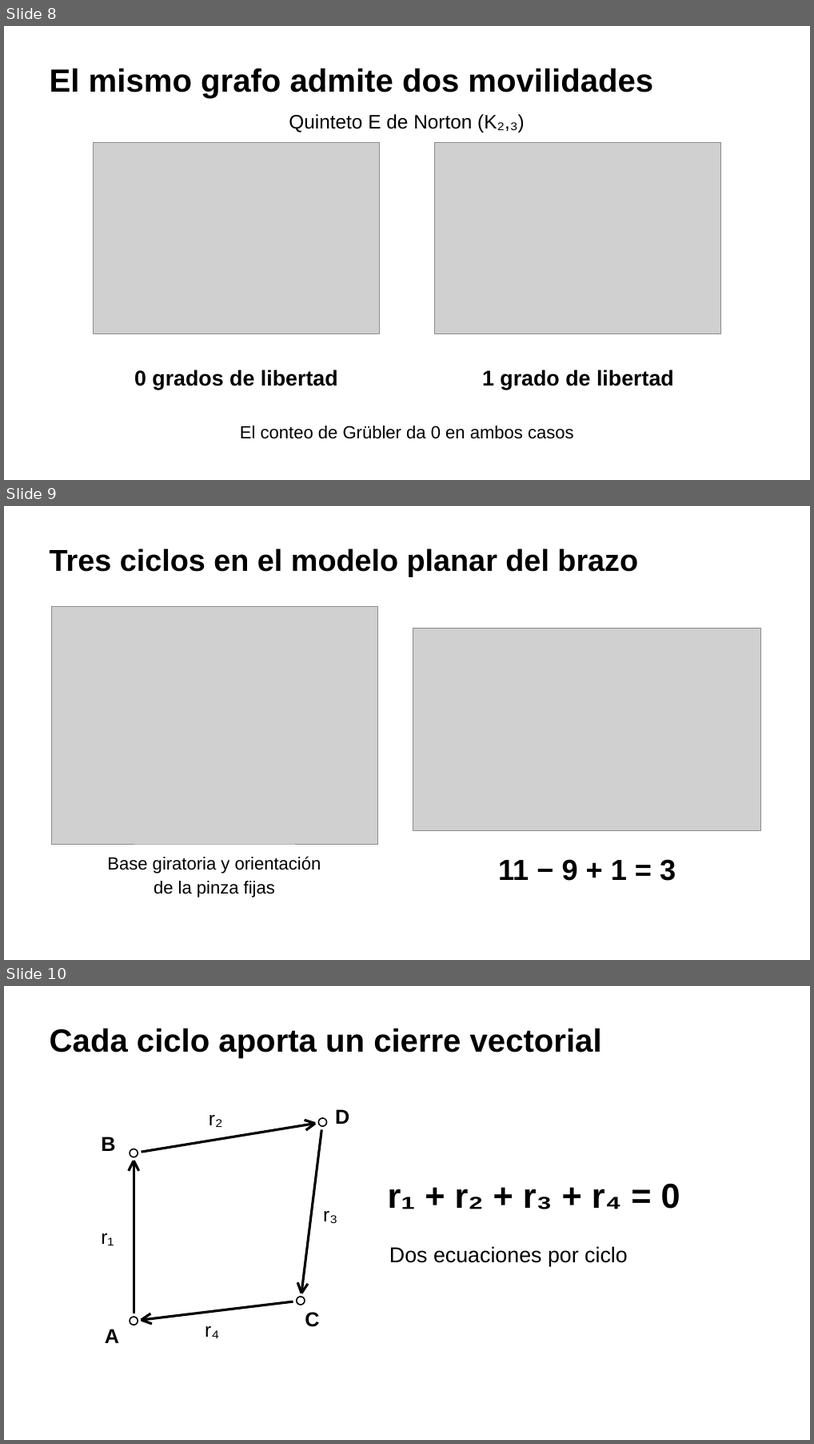
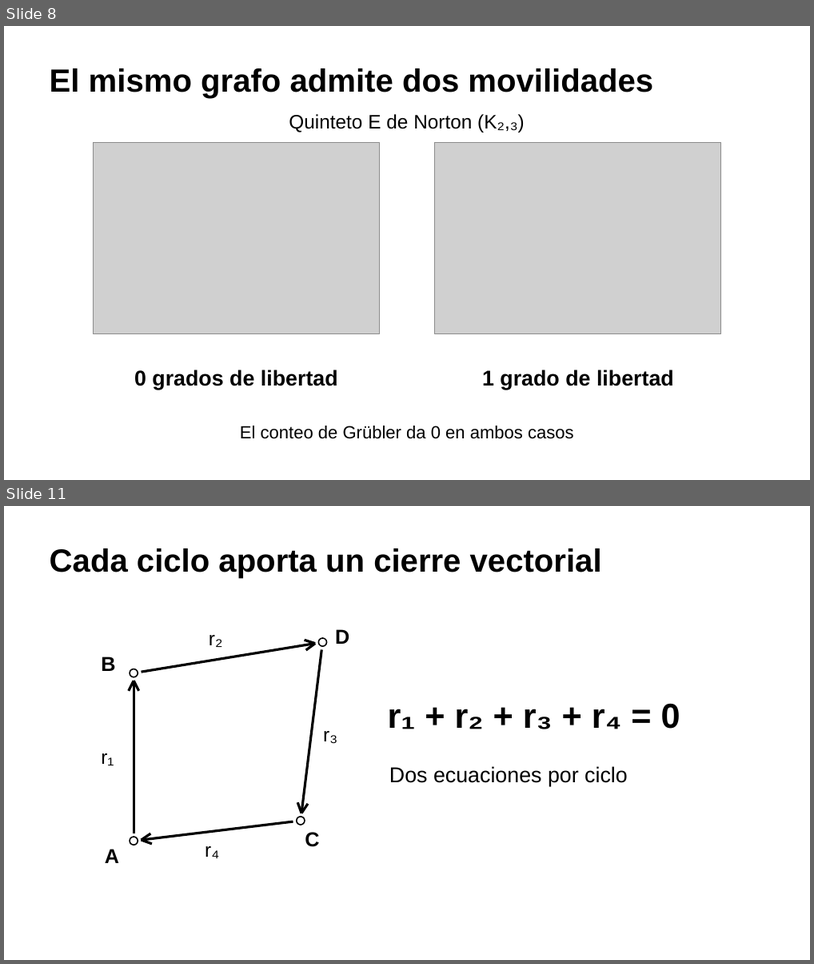
Before and after one commit to LuigiToby/grafos-mecanicos, a slide deck: presentacion/Grafos_Mecanicos.pptx. Shown one above the other, each under a label of ours: slides 8, 9 and 10 before the commit, slides 8 and 11 after it; the slides between them are not shown. The pictures are 814x1444 and 814x964 pixels, drawn with LibreOffice and Linux fonts; fonts in the diff are those of the drawing; grey boxes stand for pictures. Boxes give left, top, right and bottom in pixels: in the first picture for what was removed or moved away, otherwise in the second. Text is boxed around its words. In the diff, an @@ line names an element or a change of style, - is before the commit and + after.

```diff
--- a/presentacion/Grafos_Mecanicos.pptx
+++ b/presentacion/Grafos_Mecanicos.pptx
@@ slide 9 removed at (4, 506, 810, 960), background #FFFFFF @@
@@ text removed at (50, 548, 638, 576) @@
-Tres ciclos en el modelo planar del brazo
@@ picture removed at (51, 607, 378, 844) @@
@@ picture removed at (414, 628, 762, 830) @@
@@ text removed at (107, 856, 322, 873) @@
-Base giratoria y orientación
@@ text removed at (498, 859, 676, 880) @@
-11 − 9 + 1 = 3
@@ text removed at (154, 880, 275, 897) @@
-de la pinza fijas
@@ what was slide 10 is now slide 11 @@
```
Also in this commit, not shown: 4 slides added, 1 other slide removed, 1 other file.
